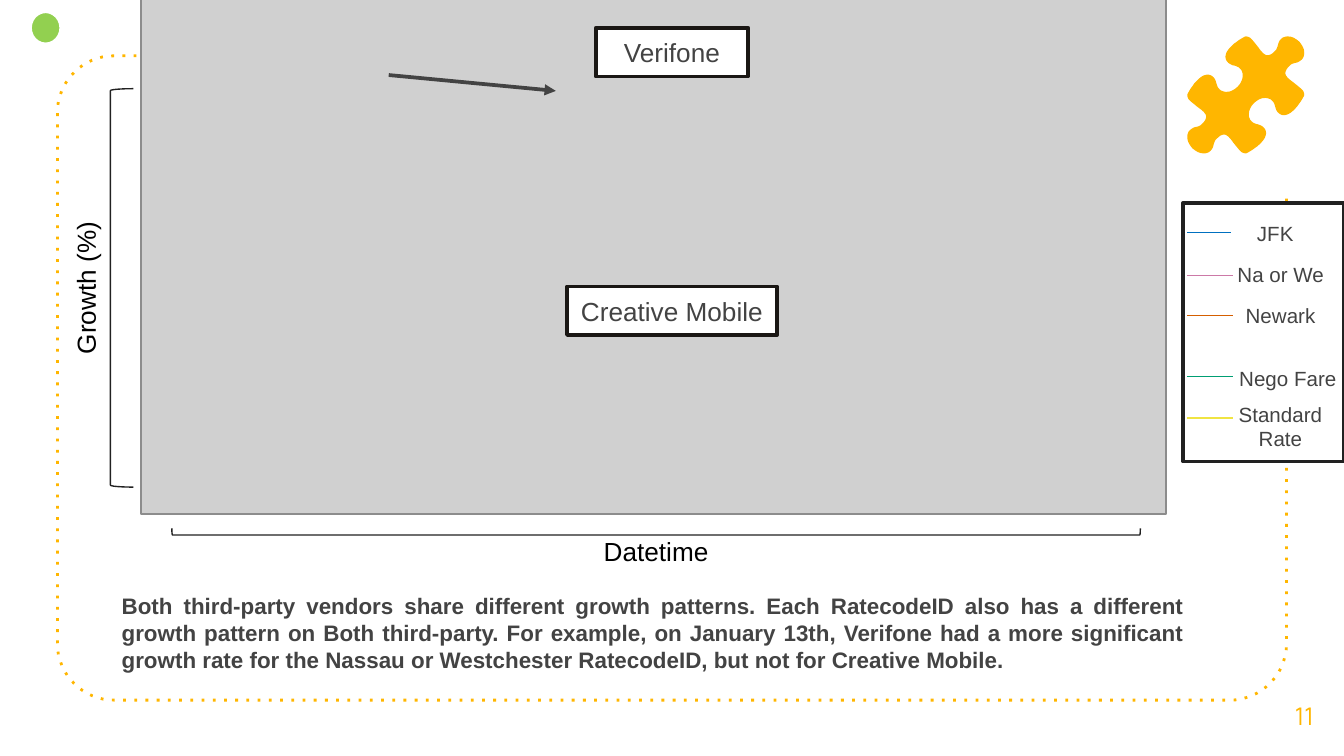
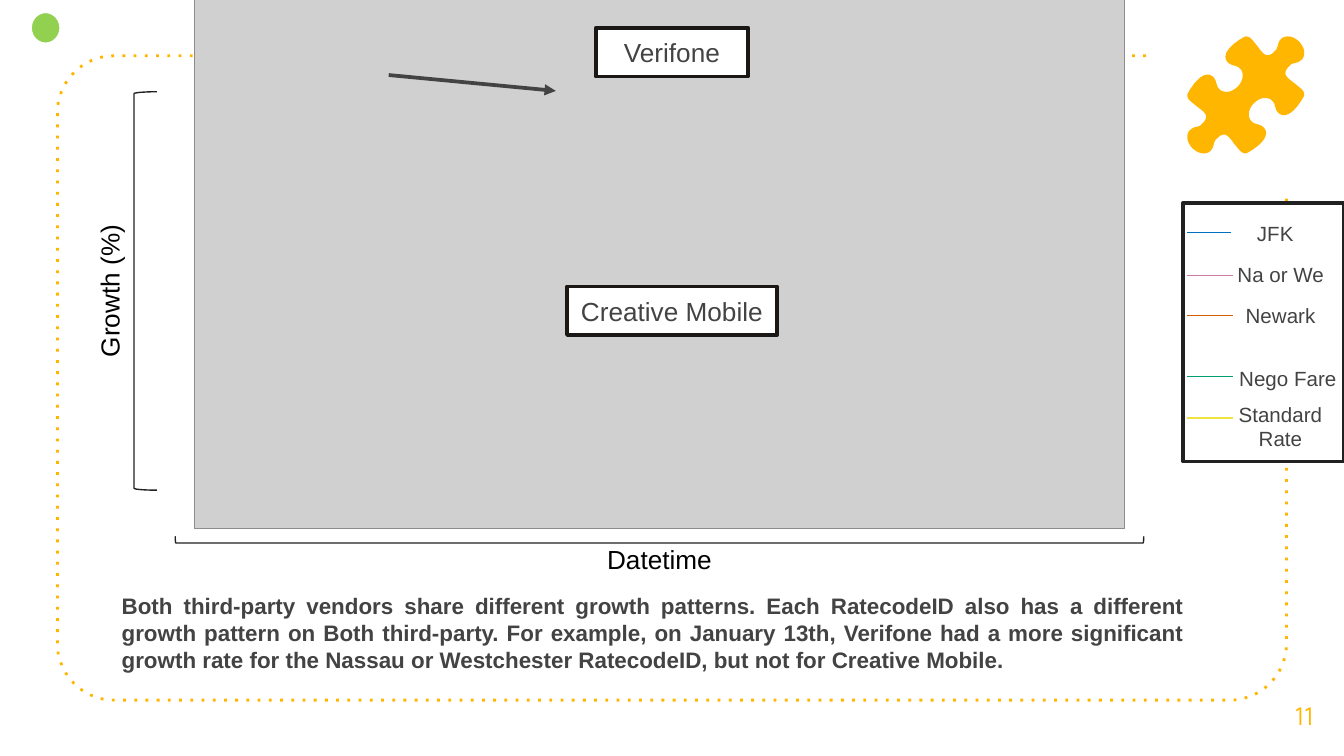
Before and after one commit to Mr-KomodoDragon/Payment-System-Analysis-of-NYC-Yellow-Taxis, a slide deck: slide 11 of Payment_NYC_Taxi_Analyst.pptx. Drawn at 1344x756 pixels with LibreOffice and Linux fonts; fonts in the diff are those of the drawing; grey boxes stand for pictures. Boxes give left, top, right and bottom in pixels: in the first picture for what was removed or moved away, otherwise in the second. Text is boxed around its words. In the diff, an @@ line names an element or a change of style, - is before the commit and + after.

```diff
--- a/Payment_NYC_Taxi_Analyst.pptx
+++ b/Payment_NYC_Taxi_Analyst.pptx
@@ picture: place and size @@
-picture at [141,0,1167,515]
+picture at [195,0,1125,528]
@@ text "Growth (%)": place and size @@
-text "Growth (%)" at [72,278,101,352]
+text "Growth (%)" at [96,281,125,355]
@@ left bracket: place and size @@
-left bracket at [110,89,133,487]
+left bracket at [134,91,157,489]
@@ left bracket: place and size @@
-left bracket at [172,528,1141,535]
+left bracket at [175,536,1144,543]
@@ text "Datetime": place and size @@
-text "Datetime" at [604,542,709,562]
+text "Datetime" at [607,550,712,570]
```
Also in this commit, not shown: 5 other slides changed.
